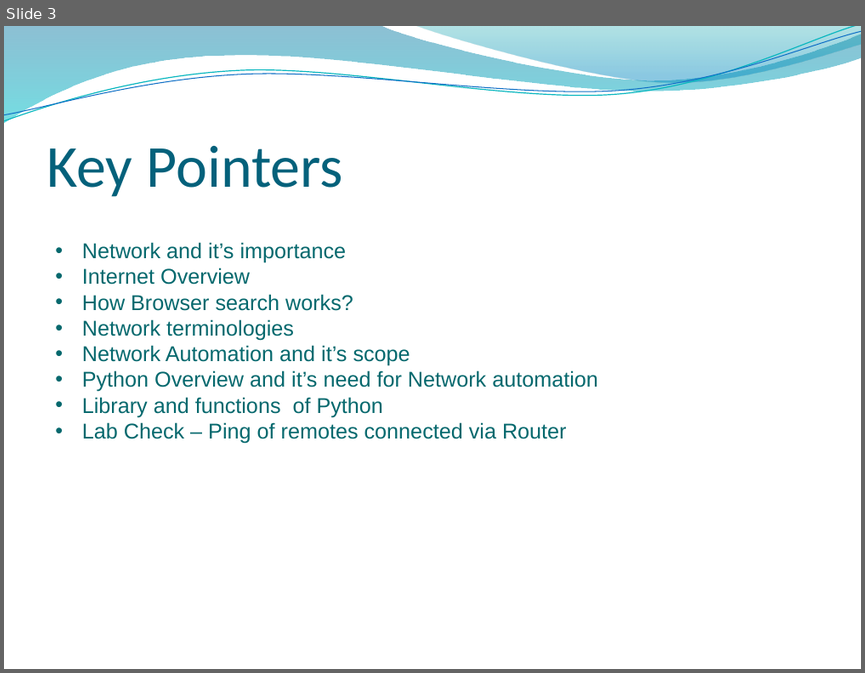
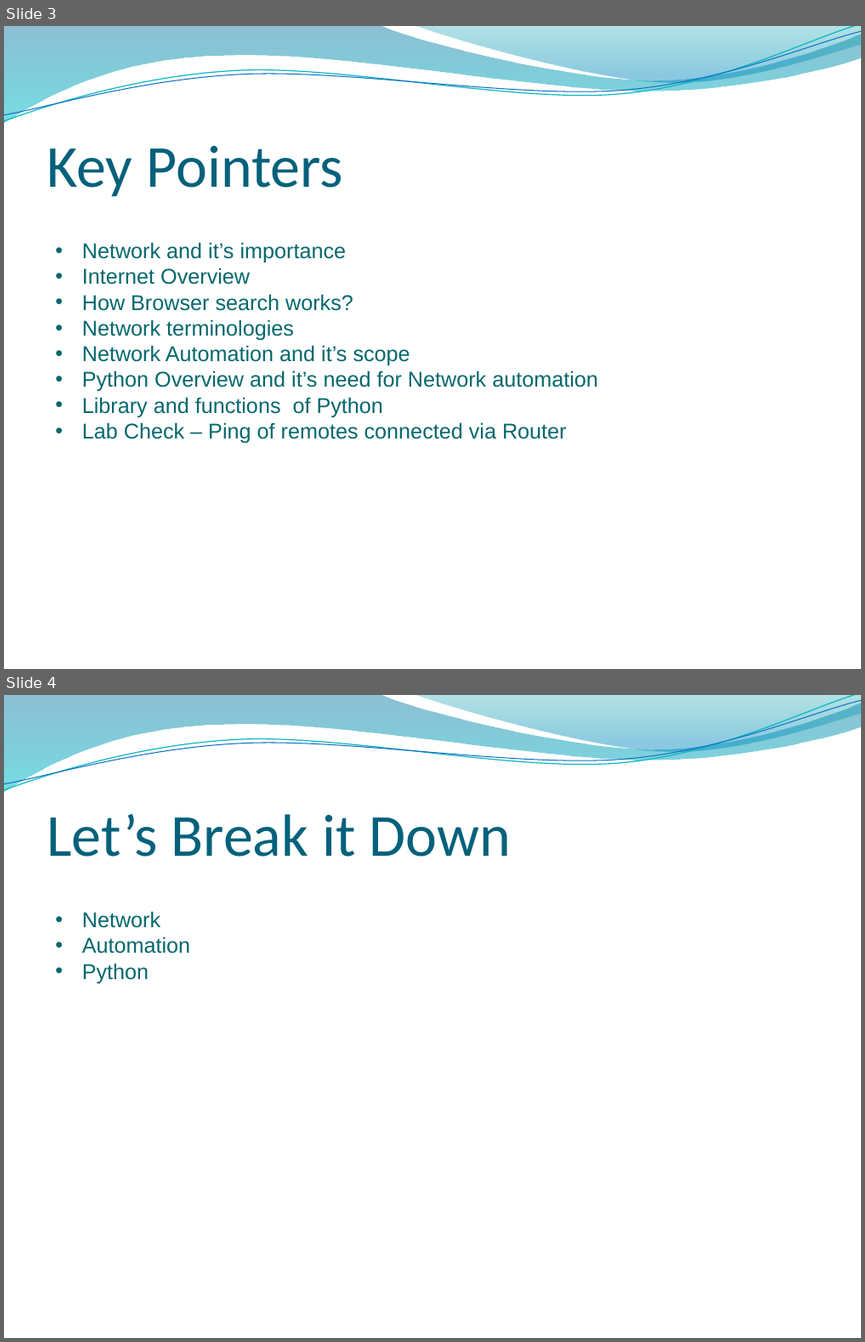
Before and after one commit to yashikadhingra/network-autimation, a slide deck: network_automation.pptx. Shown one above the other, each under a label of ours: slide 3 before the commit, slides 3 and 4 after it. The pictures are 865x673 and 865x1342 pixels, drawn with LibreOffice and Linux fonts; fonts in the diff are those of the drawing; background and template pictures are left out. Boxes give left, top, right and bottom in pixels: in the first picture for what was removed or moved away, otherwise in the second. Text is boxed around its words. In the diff, an @@ line names an element or a change of style, - is before the commit and + after.

```diff
--- a/network_automation.pptx
+++ b/network_automation.pptx
@@ slide 4 added at <box>4,695,861,1338</box>, background picture (left out); not listed: 4 template elements that a slide beside it also shows @@
@@ title added at <box>46,813,510,857</box>, 50 pt, text #04617B @@
+Let’s Break it Down
@@ text added at <box>82,911,190,983</box>, 18 pt, text #06686C @@
+• Network
+• Automation
+• Python
```
Also in this commit, not shown: 7 other slides added.
